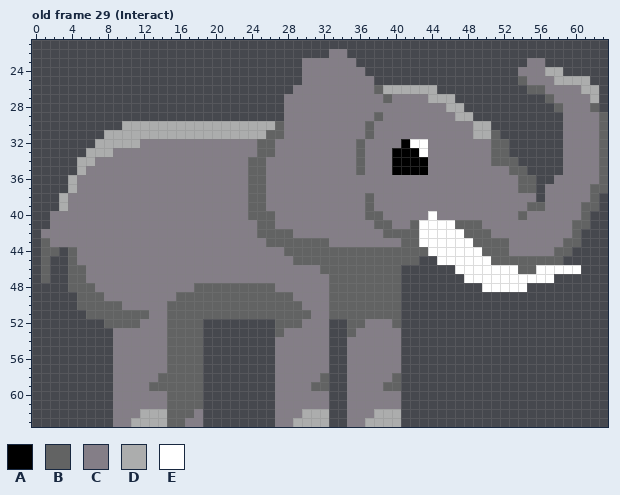
Edited in one commit: pixel-art file (ElephantHyenaAndKare/Assets/Assets/Elephant.aseprite). Above is the file before it was changed.
64x64 pixels, 51 frames. Shown: old frame 29 (Interact): x 0..63, y 21..63. The commit also changed other frames, which this record leaves out.
Visible layers, top first: "Layer 1", "Layer 2".
Palette (. is transparent): A #000000  B #626363  C #847e87  D #acadad  E #ffffff
Pixels before, old frame 29 (Interact) (only the part around the change), first column x 0:
21 ................................................................
22 .................................CC.............................
23 ..............................CCCCCC...................CC.......
24 ..............................CCCCCCC.................CCCDD.....
25 ..............................CCCCCCCC................BCCCDDDD..
26 .............................CCCCCCCCCBDDDDDD..........BBCCCCDD.
27 ............................CCCCCCCCCCCBCCCCDDD..........BCCCCD.
28 ............................CCCCCCCCCCCCCCCCCCDD..........BCCCB.
29 ............................CCCCCCCCCCBCCCCCCCCDD..........CCCCB
30 ..........DDDDDDDDDDDDDDDDDBCCCCCCCCCBCCCCCCCCCCCDD........CCCCB
31 ........DDDDDDDDDDDDDDDDDDBBCCCCCCCCCBCCCCCCCCCCCDDB.......CCCCB
32 .......DDDDDCCCCCCCCCCCCCBBCCCCCCCCCBCCCCAEECCCCCCCBB......CCCCB
33 ......DDDCCCCCCCCCCCCCCCCBBCCCCCCCCCBCCCAAAECCCCCCCBB......CCCCB
34 .....DDCCCCCCCCCCCCCCCCCBBCCCCCCCCCCBCCCAAAACCCCCCCBBB.....CCCCB
35 .....DCCCCCCCCCCCCCCCCCCBBCCCCCCCCCCBCCCAAAACCCCCCCCCBB....CCCCB
36 ....DCCCCCCCCCCCCCCCCCCCBBCCCCCCCCCCCCCCCCCCCCCCCCCCCCBB..CCCCCB
37 ....DCCCCCCCCCCCCCCCCCCCBBCCCCCCCCCCCCCCCCCCCCCCCCCCCCBB.CCCCCBB
38 ...DCCCCCCCCCCCCCCCCCCCCBBCCCCCCCCCCCBCCCCCCCCCCCCCCCCCC.CCCCCB.
39 ...DCCCCCCCCCCCCCCCCCCCCBBCCCCCCCCCCCBCCCCCCCCCCCCCCCCCBBCCCCBB.
40 ..CCCCCCCCCCCCCCCCCCCCCCBBBCCCCCCCCCCBBCCCCCECCCCCCCCCBCCCCCCB..
41 ..CCCCCCCCCCCCCCCCCCCCCCCBBCCCCCCCCCCCBBCCBEEEEBBBCCCCCCCCCCBB..
42 .CCCCCCCCCCCCCCCCCCCCCCCCBBBBCCCCCCCCCCBBBBEEEEEBBBCCCCCCCCCB...
43 .BCCCCCCCCCCCCCCCCCCCCCCCCBBBBBBBCCCCCCCCBBEEEEEEBBBBCCCCCCBB...
44 .BB.BCCCCCCCCCCCCCCCCCCCCCCCBBBBBBBBBBBBBBBBEEEEEEBBBCCCCCBB....
45 .B..BCCCCCCCCCCCCCCCCCCCCCCCCBBBBBBBBBBBBBB..EEEEEEBBBBBBBB.....
46 .B..BBCCCCCCCCCCCCCCCCCCCCCCCCCCBBBBBBBBB......EEEEEEEBBEEEEE...
47 .B..BBCCCCCCCCCCCCCCCCCCCCCCCCCCCBBBBBBBB.......EEEEEEEEEE......
48 ....BBBCCCCCCCCCCCBBBBBBBBBCCCCCCBBBBBBBB.........EEEEE.........
49 .....BBBCCCCCCCCBBBBBBBBBBBBBCCCCBBBBBBBB.......................
50 .....BBBBBCCCCCBBBBBBBBBBBBBBBCCCBBBBBBBB.......................
51 ......BBBBBBBCCBBBBBBBBBBBBBBBBCCBBBBBBBB.......................
52 ........BBBBCCCBBBB........BBBCCC..BBCCCB.......................
53 .........CCCCCCBBBB........BCCCCC..BCCCCC.......................
54 .........CCCCCCBBBB........CCCCCC..CCCCCC.......................
55 .........CCCCCCBBBB........CCCCCC..CCCCCC.......................
56 .........CCCCCCBBBB........CCCCCC..CCCCCC.......................
57 .........CCCCCCBBBB........CCCCCC..CCCCCC.......................
58 .........CCCCCBBBBB........CCCCCB..CCCCCB.......................
59 .........CCCCBBBBBB........CCCCBB..CCCCBB.......................
60 .........CCCCCCBBBB........CCCCCC..CCCCCC.......................
61 .........CCCCCCBBBB........CCCCCC..CCCCCC.......................
62 .........CCCDDDBBBC........CCCDDD..CCCDDD.......................
63 .........CCDDDDBBCC........CCDDDD..CCDDDD.......................
After:
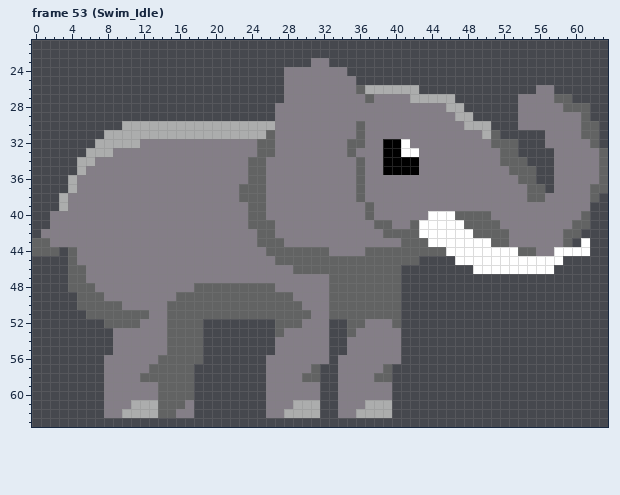
A new or re-ordered frame is compared with the old frame closest to it.
What changed:
frames 51 -> 62
Changed rows in their new state; - is an unchanged pixel.
Frame 53 (Swim_Idle) is new; against old frame 29 (Interact), layers "Layer 1", "Layer 2":
first column x 0:
22 ---------------------------------..-----------------------------
23 ------------------------------.--...-------------------..-------
24 ----------------------------CC-----..-----------------.....-----
25 ----------------------------CC------..----------------........--
26 ----------------------------C-------BDD----..----------.C-.....-
27 -------------------------------------B-C--DD----------CCCCBB...-
28 ---------------------------C--------------------------CCCCCBBB.-
29 ---------------------------C----------C---------------CCCCC--B..
30 ---------------------------C--------BC----------D-----CCCCC--BB.
31 ---------------------------C--------BC-----------C-------CC--BB.
32 -----------------------------------B---AAECC---------B---CC---B.
33 -----------------------------------BC--A-EEC-------C-B----C-----
34 ---------------------------------------A---C-------C--B---C-----
35 ---------------------------------------A---C-----------B--C-----
36 ------------------------------------B---------------------------
37 -----------------------B------------B-----------------C-B.------
38 -----------------------B------------BC-----------------BB-------
39 -------------------------------------------------------CC----C.-
40 --------------------------C-----------C------EEBBBB---C---------
41 ------------------------B----------------------E--BB------------
42 ---------------------------CC-------------------E--BB------B----
43 B------------------------B--CCCCC----------B-----EE---------.E--
44 B-------------------------BB-----CCCC-------BB----EEEEBB--EEEE--
45 -.-------------------------BB----------------..----EEEEEEEE-----
46 -.---------------------------BBB---------------..-----EE--...---
47 -.----------------------------------------------..........------
48 --------------------------------------------------.....---------
first column x 8:
56 C-----B-----------C-------C------
57 C----BB---.-------C----B.-C----B.
58 C---BB----.-------C---BB.-C---BB.
59 C----C----.-------C----C.-C----C.
60 C-----B---.-------C-----.-C-----.
61 C--DDDB--C.-------C--DDD.-C--DDD.
62 C-DD--B-CC.-------C-DD--.-C-DD--.
63 -..........--------......--......
